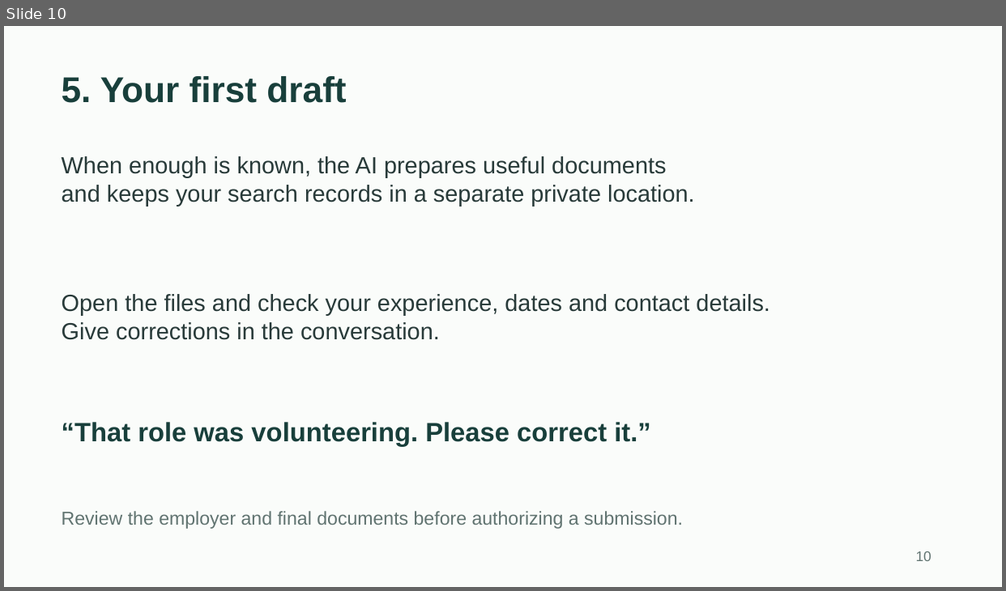
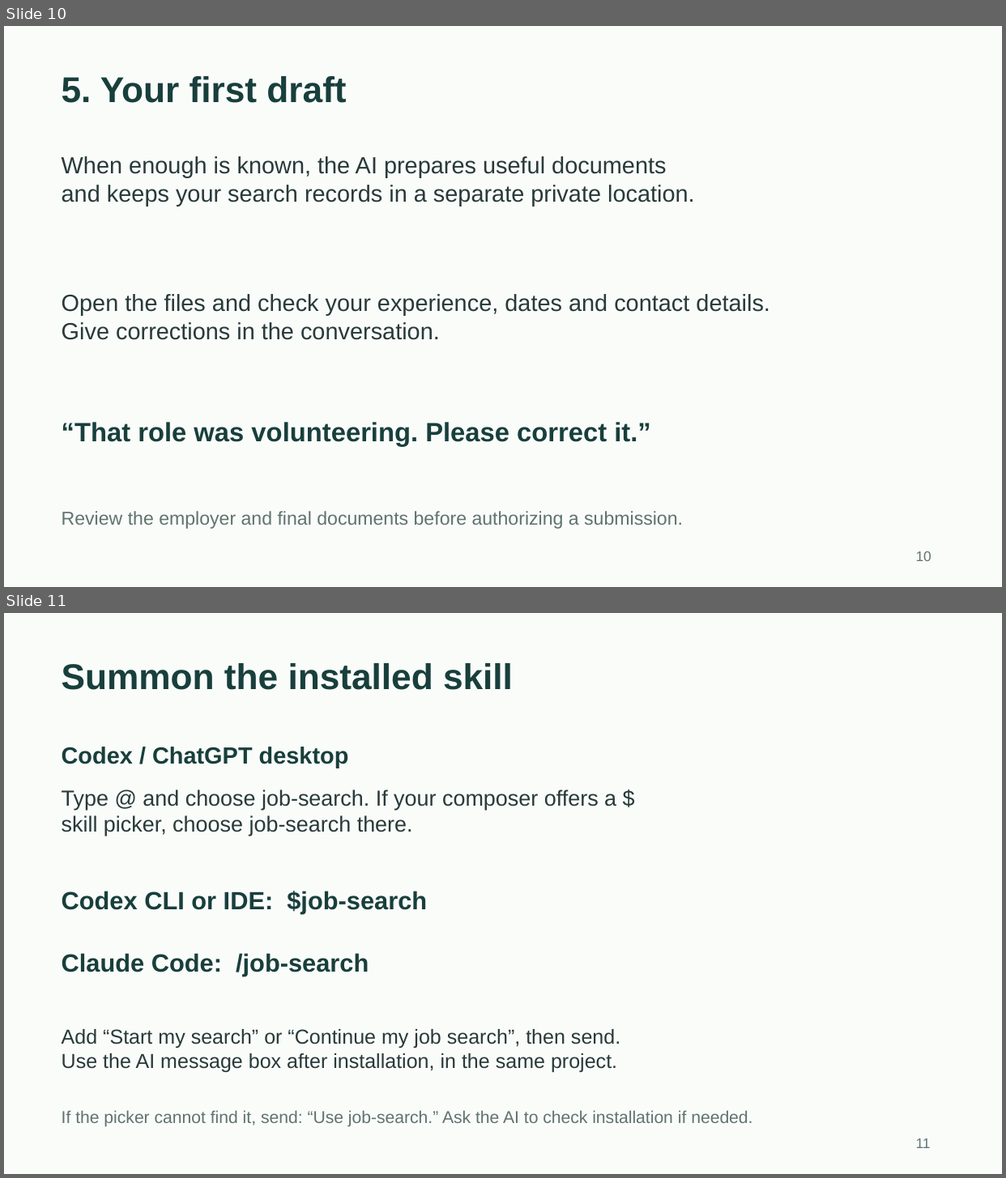
Before and after one commit to toughdave/job-search, a slide deck: docs/job-search-guide.pptx. Shown one above the other, each under a label of ours: slide 10 before the commit, slides 10 and 11 after it. The pictures are 1006x591 and 1006x1178 pixels, drawn with LibreOffice and Linux fonts; fonts in the diff are those of the drawing. Boxes give left, top, right and bottom in pixels: in the first picture for what was removed or moved away, otherwise in the second. Text is boxed around its words. In the diff, an @@ line names an element or a change of style, - is before the commit and + after.

Commit message:
Clarify step hierarchy and make skill invocation visible

```diff
--- a/docs/job-search-guide.pptx
+++ b/docs/job-search-guide.pptx
@@ slide 11 added at [4,613,1002,1174], background #FAFCFA @@
@@ text added at [62,663,513,690], 34.5 pt, text #183F3B, bold @@
+Summon the installed skill
@@ text added at [62,747,349,768], 22.5 pt, text #183F3B, bold @@
+Codex / ChatGPT desktop
@@ text added at [62,790,616,836], 21 pt, text #283A39 @@
+Type @ and choose job-search. If your composer offers a $
+skill picker, choose job-search there.
@@ text added at [62,891,427,914], 24 pt, text #183F3B, bold @@
+Codex CLI or IDE: $job-search
@@ text added at [62,953,368,977], 24 pt, text #183F3B, bold @@
+Claude Code: /job-search
@@ text added at [62,1029,620,1072], 19.5 pt, text #283A39 @@
+Add “Start my search” or “Continue my job search”, then send.
+Use the AI message box after installation, in the same project.
@@ text added at [62,1110,752,1127], 16.5 pt, text #607370 @@
+If the picker cannot find it, send: “Use job-search.” Ask the AI to check installation if needed.
@@ text added at [916,1139,931,1148], 13.5 pt, text #607370 @@
+11
```
Also in this commit, not shown: 7 slides changed, 2 other files.
